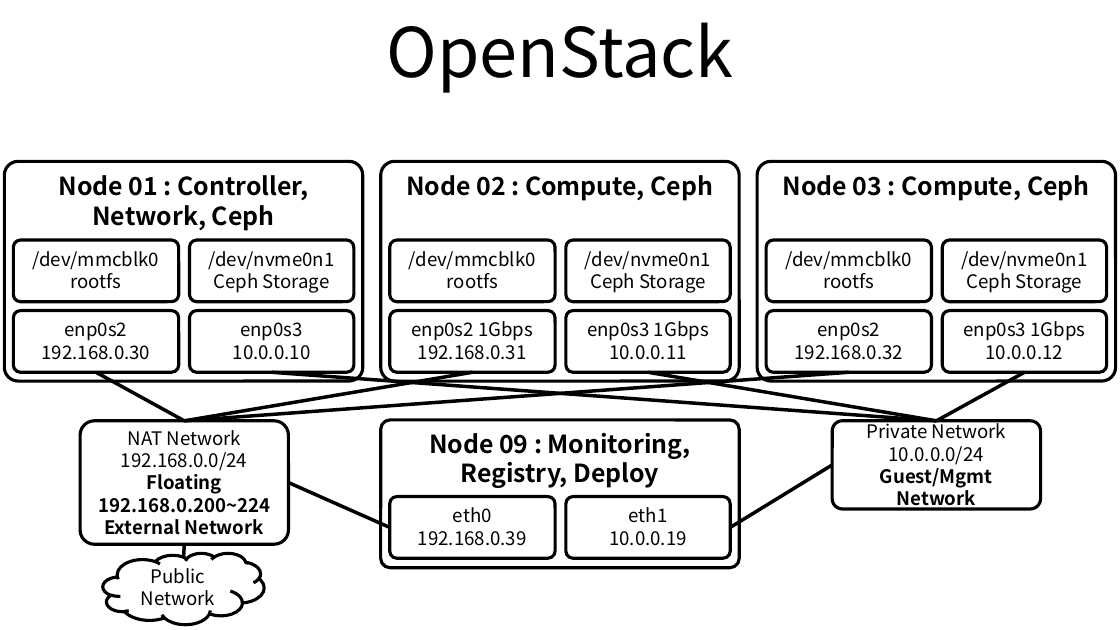
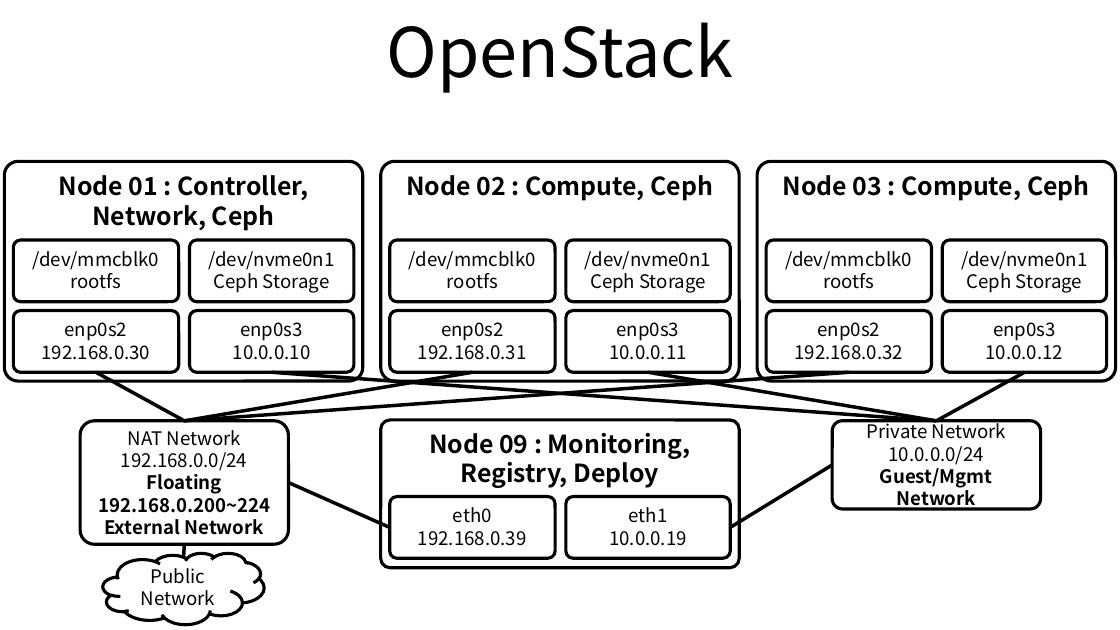
Before and after one commit to ssup2/blog-old, a slide deck: slide 1 of images/record/OpenStack_Stein_Install_Kolla-Ansible_Ubuntu_18.04_ODROID-H2_Cluster/OpenStack_Stein_Install_Ansible_Ubuntu_18.04_ODROID-H2_Cluster.pptx. Drawn at 1120x630 pixels with LibreOffice and Linux fonts; fonts in the diff are those of the drawing. Boxes give left, top, right and bottom in pixels: in the first picture for what was removed or moved away, otherwise in the second. Text is boxed around its words. In the diff, an @@ line names an element or a change of style, - is before the commit and + after.

```diff
--- a/images/record/OpenStack_Stein_Install_Kolla-Ansible_Ubuntu_18.04_ODROID-H2_Cluster/OpenStack_Stein_Install_Ansible_Ubuntu_18.04_ODROID-H2_Cluster.pptx
+++ b/images/record/OpenStack_Stein_Install_Kolla-Ansible_Ubuntu_18.04_ODROID-H2_Cluster/OpenStack_Stein_Install_Ansible_Ubuntu_18.04_ODROID-H2_Cluster.pptx
@@ text in rounded rectangle at (x1=441, y1=322, x2=504, y2=341): text changed @@
-enp0s2 1Gbps
+enp0s2
@@ text in rounded rectangle at (x1=617, y1=322, x2=680, y2=341): text changed @@
-enp0s3 1Gbps
+enp0s3
@@ text in rounded rectangle at (x1=993, y1=322, x2=1056, y2=341): text changed @@
-enp0s3 1Gbps
+enp0s3
```
Also in this commit, not shown: 2 other files.
